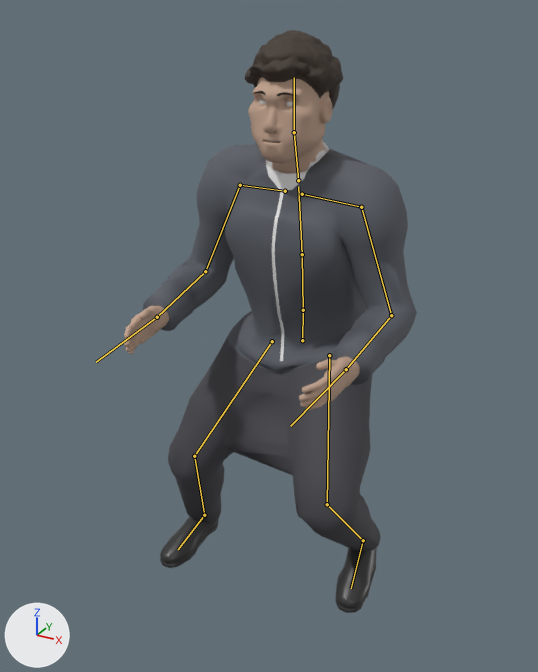
What one commit did to the glTF model src/decision_pitch/web/figures/figure.glb.
Camera for both pictures: a 50 mm camera at (0.908, -1.807, 1.748) aimed at (-0.028, -0.104, 0.896). The lights are fixed; the arrows at lower left show +X, +Y and +Z. The first picture is the older version. Both versions are drawn at frame 9 of the action 'strafe_L'; the numbers are the values there. The bones that change, and the others that lie on the model, are drawn over the model as lines.

Names of what the first picture shows: 'body', 'coat', 'eyes', 'hair_bun', 'hair_buzz', 'hair_curly', 'hair_short', 'hair_swept'.
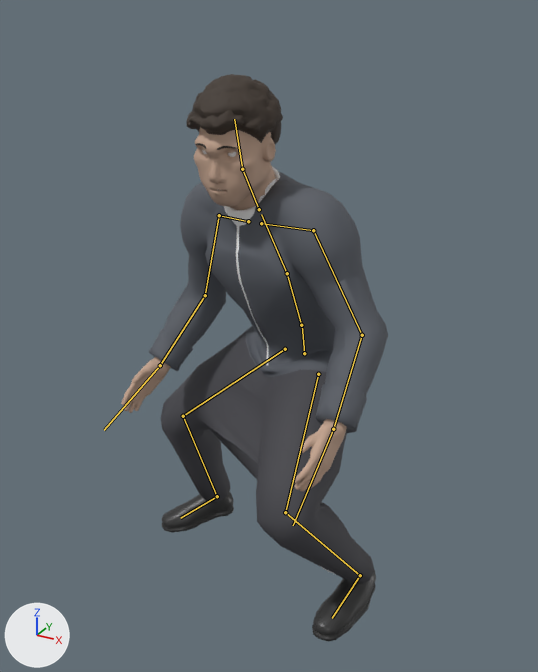
The change, as a list of edits to the scene's bpy script:
```text
Change bone_hips:
    where bone_hips = bpy.data.objects['rig'].pose.bones['hips']  # child of 'root'
    bone_hips.location: (0.02, -0.124, -0.006) -> (0.016, -0.178, -0.034)
    bone_hips.rotation_quaternion: (-0.998, -0.06, -0.009, 0.016) -> (-0.959, -0.097, 0.266, 0.003)  # degrees (7, 1, -2) -> degrees (13, -31, -4)
Change bone_spine:
    where bone_spine = bpy.data.objects['rig'].pose.bones['spine']  # child of 'hips'
    bone_spine.rotation_quaternion: (0.999, 0.038, -0.008, -0.008) -> (0.995, 0.078, 0.055, 0.007)  # degrees (4, -1, -1) -> degrees (9, 6, 1)
Change bone_chest:
    where bone_chest = bpy.data.objects['rig'].pose.bones['chest']  # child of 'spine'
    bone_chest.rotation_quaternion: (1.0, 0.023, -0.012, 0.005) -> (0.995, 0.06, 0.084, 0.002)  # degrees (3, -1, 1) -> degrees (7, 10, 1)
Change bone_neck:
    where bone_neck = bpy.data.objects['rig'].pose.bones['neck']  # child of 'chest'
    bone_neck.rotation_quaternion: (0.999, -0.05, 0.007, 0.009) -> (0.997, -0.047, 0.049, -0.043)  # degrees (-6, 1, 1) -> degrees (-6, 5, -5)
Change bone_head:
    where bone_head = bpy.data.objects['rig'].pose.bones['head']  # child of 'neck'
    bone_head.rotation_quaternion: (0.998, -0.062, 0.008, 0.011) -> (0.995, -0.057, 0.064, -0.047)  # degrees (-7, 1, 1) -> degrees (-7, 7, -6)
Change bone_upper_arm_l:
    where bone_upper_arm_l = bpy.data.objects['rig'].pose.bones['upper_arm_L']  # child of 'shoulder_L'
    bone_upper_arm_l.rotation_quaternion: (0.973, 0.146, -0.009, -0.176) -> (0.974, 0.188, -0.012, -0.125)  # degrees (17, 2, -20) -> degrees (22, 1, -14)
Change bone_forearm_l:
    where bone_forearm_l = bpy.data.objects['rig'].pose.bones['forearm_L']  # child of 'upper_arm_L'
    bone_forearm_l.rotation_quaternion: (0.84, 0.543, 0.0, 0.0) -> (0.951, 0.31, 0.0, 0.0)  # degrees (66, 0, 0) -> degrees (36, 0, 0)
Change bone_hand_l:
    where bone_hand_l = bpy.data.objects['rig'].pose.bones['hand_L']  # child of 'forearm_L'
    bone_hand_l.rotation_quaternion: (0.975, 0.052, -0.216, 0.012) -> (0.962, 0.085, -0.258, 0.023)  # degrees (6, -25, 0) -> degrees (10, -30, 0)
Change bone_upper_arm_r:
    where bone_upper_arm_r = bpy.data.objects['rig'].pose.bones['upper_arm_R']  # child of 'shoulder_R'
    bone_upper_arm_r.rotation_quaternion: (0.969, 0.149, 0.006, 0.195) -> (0.967, 0.196, 0.006, 0.164)  # degrees (17, -3, 22) -> degrees (22, -3, 19)
Change bone_forearm_r:
    where bone_forearm_r = bpy.data.objects['rig'].pose.bones['forearm_R']  # child of 'upper_arm_R'
    bone_forearm_r.rotation_quaternion: (0.84, 0.543, 0.0, 0.0) -> (0.951, 0.31, 0.0, 0.0)  # degrees (66, 0, 0) -> degrees (36, 0, 0)
Change bone_hand_r:
    where bone_hand_r = bpy.data.objects['rig'].pose.bones['hand_R']  # child of 'forearm_R'
    bone_hand_r.rotation_quaternion: (0.975, 0.052, 0.216, -0.012) -> (0.962, 0.085, 0.258, -0.023)  # degrees (6, 25, 0) -> degrees (10, 30, 0)
Change bone_thigh_l:
    where bone_thigh_l = bpy.data.objects['rig'].pose.bones['thigh_L']  # child of 'hips'
    bone_thigh_l.rotation_quaternion: (-0.876, 0.451, 0.061, 0.158) -> (-0.812, 0.484, 0.167, 0.28)  # degrees (-53, -14, -13) -> degrees (-56, -33, -20)
Change bone_foot_l:
    where bone_foot_l = bpy.data.objects['rig'].pose.bones['foot_L']  # child of 'shin_L'
    bone_foot_l.rotation_quaternion: (0.964, -0.229, -0.035, 0.131) -> (0.941, -0.262, -0.091, 0.194)  # degrees (-27, 0, 16) -> degrees (-32, -4, 24)
Change bone_thigh_r:
    where bone_thigh_r = bpy.data.objects['rig'].pose.bones['thigh_R']  # child of 'hips'
    bone_thigh_r.rotation_quaternion: (-0.944, 0.264, -0.091, -0.173) -> (-0.859, 0.44, -0.186, -0.183)  # degrees (-29, 15, 17) -> degrees (-52, 29, 10)
Change bone_shin_r:
    where bone_shin_r = bpy.data.objects['rig'].pose.bones['shin_R']  # child of 'thigh_R'
    bone_shin_r.rotation_quaternion: (0.92, 0.391, 0.003, 0.005) -> (0.87, 0.493, 0.003, 0.005)  # degrees (46, 0, 1) -> degrees (59, 0, 1)
Change bone_foot_r:
    where bone_foot_r = bpy.data.objects['rig'].pose.bones['foot_R']  # child of 'shin_R'
    bone_foot_r.rotation_quaternion: (0.971, -0.135, 0.12, -0.144) -> (0.975, -0.073, 0.045, -0.202)  # degrees (-18, 11, -19) -> degrees (-9, 3, -24)
```

Location of each change, [x1, y1, x2, y2] in pixels of the pictures (538 x 672 px):
'coat', posed (13% narrower)
    before: [143, 142, 417, 551]
    after: [149, 167, 388, 584]
'body', posed
    before: [124, 77, 377, 613]
    after: [121, 127, 376, 642]
'hair_curly', posed (6% shorter)
    before: [245, 30, 343, 109]
    after: [186, 74, 283, 148]
'hair_swept', posed (8% shorter)
    before: [253, 37, 330, 97]
    after: [192, 86, 272, 141]
'hair_short', posed
    before: [254, 74, 330, 98]
    after: [196, 125, 271, 150]
'eyes', posed
    before: [259, 100, 295, 142]
    after: [202, 150, 236, 191]
'hair_bun', posed
    before: [258, 77, 330, 97]
    after: [205, 129, 272, 142]
'hair_buzz', posed
    before: [258, 78, 330, 97]
    after: [198, 128, 272, 142]
bone 'hips', root to tip
    before: (302, 340) to (303, 310)
    after: (304, 353) to (302, 325)
bone 'spine', root to tip
    before: (303, 310) to (302, 254)
    after: (301, 325) to (287, 273)
bone 'chest', root to tip
    before: (302, 254) to (298, 186)
    after: (287, 273) to (261, 214)
bone 'neck', root to tip
    before: (298, 180) to (294, 132)
    after: (259, 209) to (242, 169)
bone 'head', root to tip
    before: (294, 132) to (294, 77)
    after: (242, 169) to (234, 119)
bone 'upper_arm_L', root to tip
    before: (361, 207) to (391, 315)
    after: (313, 230) to (362, 335)
bone 'forearm_L', root to tip
    before: (391, 315) to (346, 369)
    after: (362, 335) to (333, 429)
bone 'hand_L', root to tip
    before: (346, 369) to (290, 426)
    after: (333, 429) to (293, 525)
bone 'upper_arm_R', root to tip
    before: (240, 185) to (205, 271)
    after: (219, 215) to (205, 295)
bone 'forearm_R', root to tip
    before: (205, 271) to (157, 317)
    after: (205, 295) to (160, 365)
bone 'hand_R', root to tip
    before: (157, 317) to (96, 362)
    after: (160, 365) to (104, 430)
bone 'thigh_L', root to tip
    before: (329, 355) to (327, 504)
    after: (318, 374) to (285, 512)
bone 'foot_L', root to tip
    before: (363, 540) to (351, 588)
    after: (360, 575) to (332, 618)
bone 'thigh_R', root to tip
    before: (272, 341) to (194, 456)
    after: (285, 349) to (183, 416)
bone 'shin_R', root to tip
    before: (194, 456) to (204, 515)
    after: (183, 416) to (217, 496)
bone 'foot_R', root to tip
    before: (204, 515) to (178, 549)
    after: (217, 496) to (180, 518)
